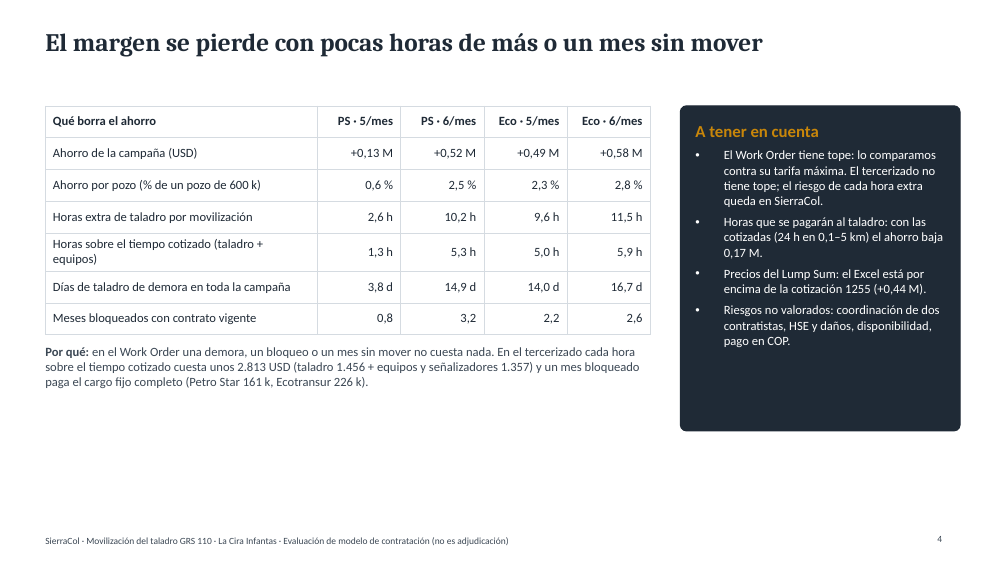
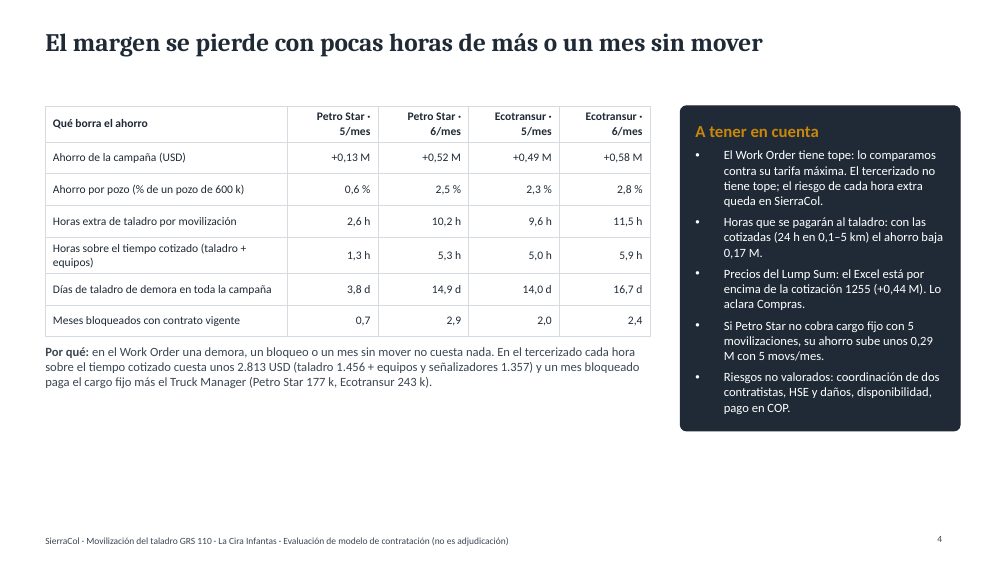
Before and after one commit to Elivl87/chatgpt-skills, a slide deck: slide 4 of movilizacion/entregables/Presentacion_Movilizacion_GRS110.pptx. Drawn at 1008x567 pixels with LibreOffice and Linux fonts; fonts in the diff are those of the drawing. Boxes give left, top, right and bottom in pixels: in the first picture for what was removed or moved away, otherwise in the second. Text is boxed around its words. In the diff, an @@ line names an element or a change of style, - is before the commit and + after.

```diff
--- a/movilizacion/entregables/Presentacion_Movilizacion_GRS110.pptx
+++ b/movilizacion/entregables/Presentacion_Movilizacion_GRS110.pptx
@@ table at (45,106,650,330) @@
-row 1: Qué borra el ahorro | PS · 5/mes | PS · 6/mes | Eco · 5/mes | Eco · 6/mes
+row 1: Qué borra el ahorro | Petro Star · 5/mes | Petro Star · 6/mes | Ecotransur · 5/mes | Ecotransur · 6/mes
-row 7: Meses bloqueados con contrato vigente | 0,8 | 3,2 | 2,2 | 2,6
+row 7: Meses bloqueados con contrato vigente | 0,7 | 2,9 | 2,0 | 2,4
@@ size 12 to 11 pt in "Qué borra el ahorro", "Ahorro de la campaña (USD)", "+0,13 M", "+0,52 M" and 23 more places @@
@@ text at (724,269,941,361): text changed @@
-• Precios del Lump Sum: el Excel está por encima de la cotización 1255 (+0,44 M).
+• Precios del Lump Sum: el Excel está por encima de la cotización 1255 (+0,44 M). Lo aclara Compras.
+• Si Petro Star no cobra cargo fijo con 5 movilizaciones, su ahorro sube unos 0,29 M con 5 movs/mes.
@@ text at (45,347,640,388): text changed @@
-Por qué: en el Work Order una demora, un bloqueo o un mes sin mover no cuesta nada. En el tercerizado cada hora sobre el tiempo cotizado cuesta unos 2.813 USD (taladro 1.456 + equipos y señalizadores 1.357) y un mes bloqueado paga el cargo fijo completo (Petro Star 161 k, Ecotransur 226 k).
+Por qué: en el Work Order una demora, un bloqueo o un mes sin mover no cuesta nada. En el tercerizado cada hora sobre el tiempo cotizado cuesta unos 2.813 USD (taladro 1.456 + equipos y señalizadores 1.357) y un mes bloqueado paga el cargo fijo más el Truck Manager (Petro Star 177 k, Ecotransur 243 k).
```
Also in this commit, not shown: 3 other slides changed, 1 slide added, 11 other files.
